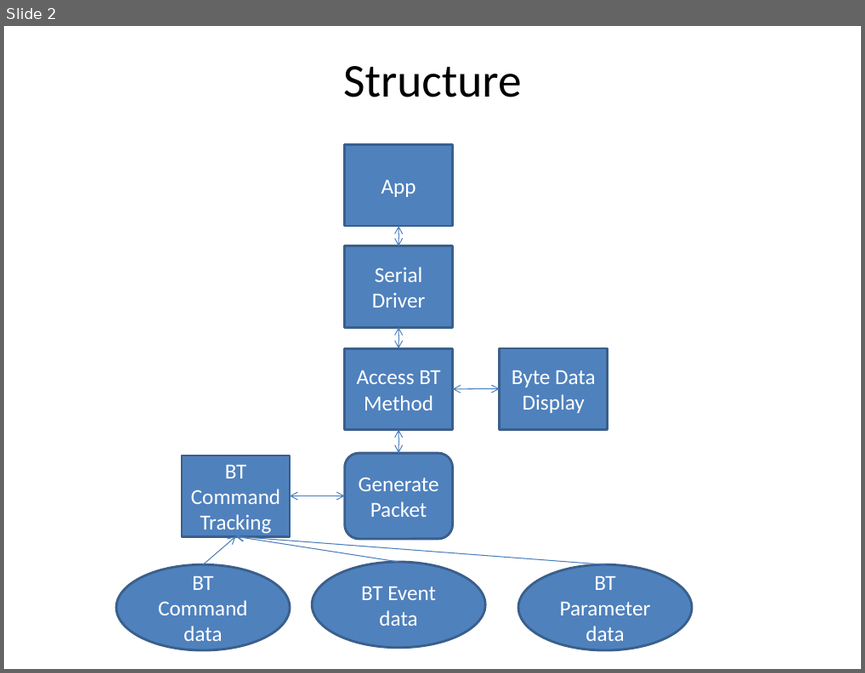
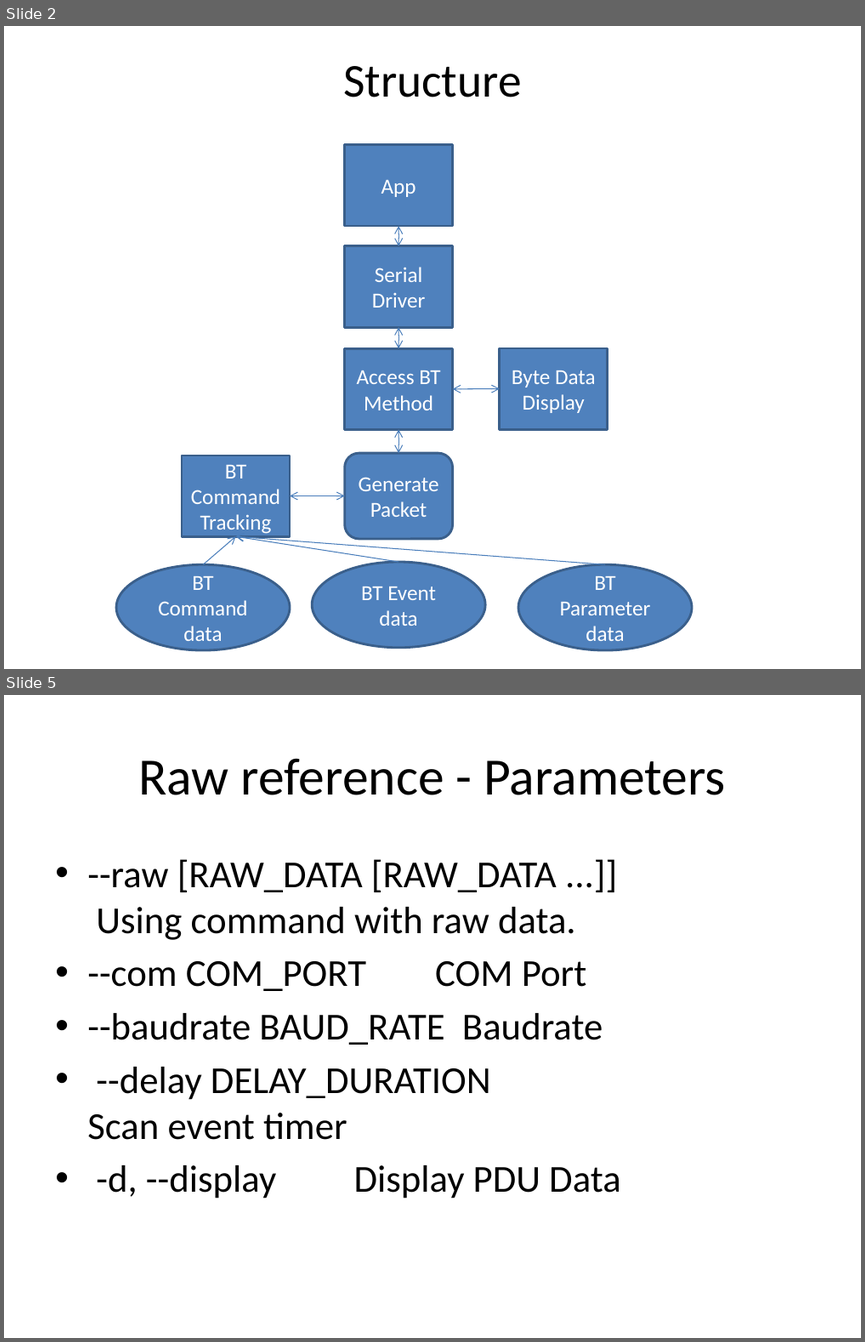
Before and after one commit to Wayne777Chiu/python_bt_hci_cmd_test, a slide deck: doc/structure.pptx. Shown one above the other, each under a label of ours: slide 2 before the commit, slides 2 and 5 after it; the slides between them are not shown. The pictures are 865x673 and 865x1342 pixels, drawn with LibreOffice and Linux fonts; fonts in the diff are those of the drawing. Boxes give left, top, right and bottom in pixels: in the first picture for what was removed or moved away, otherwise in the second. Text is boxed around its words. In the diff, an @@ line names an element or a change of style, - is before the commit and + after.

```diff
--- a/doc/structure.pptx
+++ b/doc/structure.pptx
@@ slide 5 added at (4,695,861,1338), background #FFFFFF @@
@@ title added at (138,758,725,795), 44 pt, text #000000 @@
+Raw reference - Parameters
@@ text added at (87,859,621,1198), 32 pt, text #000000 @@
+• --raw [RAW_DATA [RAW_DATA ...]] Using command with raw data.
+• --com COM_PORT COM Port
+• --baudrate BAUD_RATE Baudrate
+• --delay DELAY_DURATION Scan event timer
+• -d, --display Display PDU Data
```
Also in this commit, not shown: 8 other slides added, 1 slide removed.
